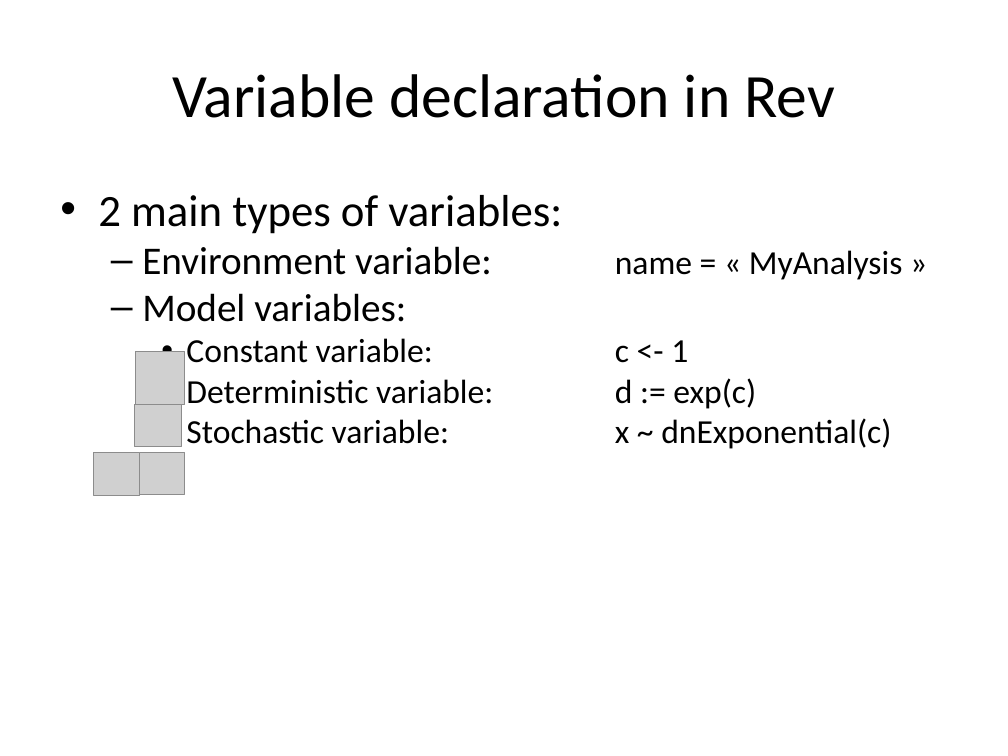
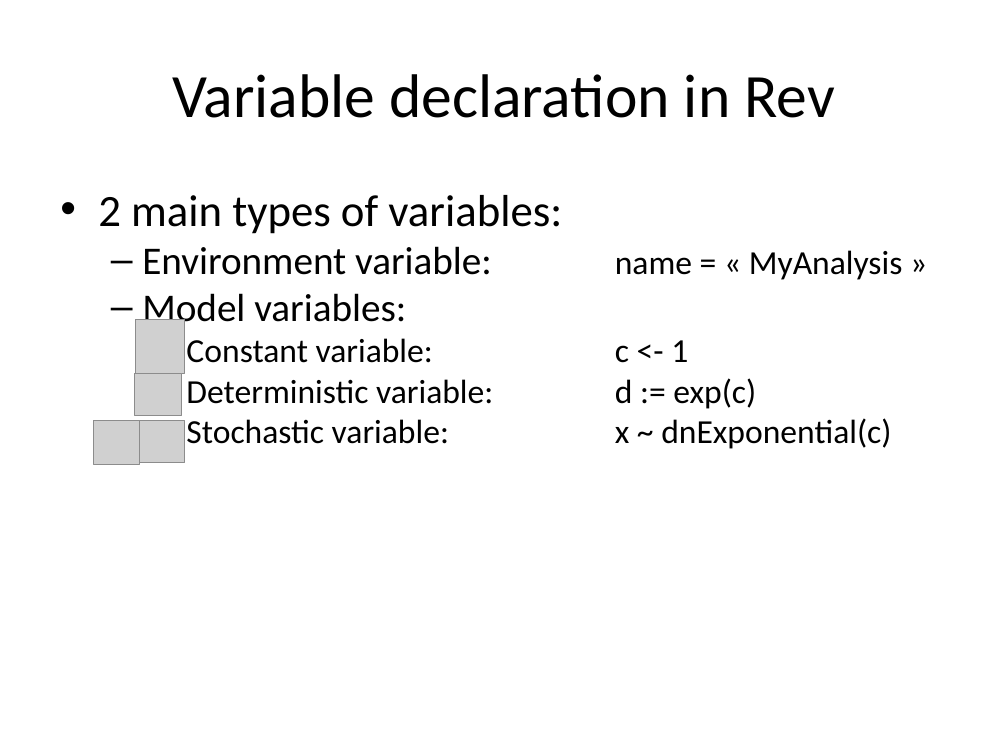
Before and after one commit to Boussau/boussau.github.io, a slide deck: slide 19 of COME_courses/Cambridge_2022/6_Bayesian_inference/RevBayesIntro.pptx. Drawn at 1008x756 pixels with LibreOffice and Linux fonts; fonts in the diff are those of the drawing; grey boxes stand for pictures. Boxes give left, top, right and bottom in pixels: in the first picture for what was removed or moved away, otherwise in the second. Text is boxed around its words. In the diff, an @@ line names an element or a change of style, - is before the commit and + after.

```diff
--- a/COME_courses/Cambridge_2022/6_Bayesian_inference/RevBayesIntro.pptx
+++ b/COME_courses/Cambridge_2022/6_Bayesian_inference/RevBayesIntro.pptx
@@ picture: place and size @@
-picture at box(136, 352, 185, 405)
+picture at box(136, 320, 185, 373)
@@ picture: place and size @@
-picture at box(134, 404, 181, 447)
+picture at box(134, 373, 181, 415)
@@ picture: place and size @@
-picture at box(94, 453, 140, 496)
+picture at box(94, 420, 140, 464)
@@ picture: place and size @@
-picture at box(133, 453, 184, 495)
+picture at box(133, 420, 184, 463)
```
Also in this commit, not shown: 3 other slides changed, 1 slide added, 1 other file.
